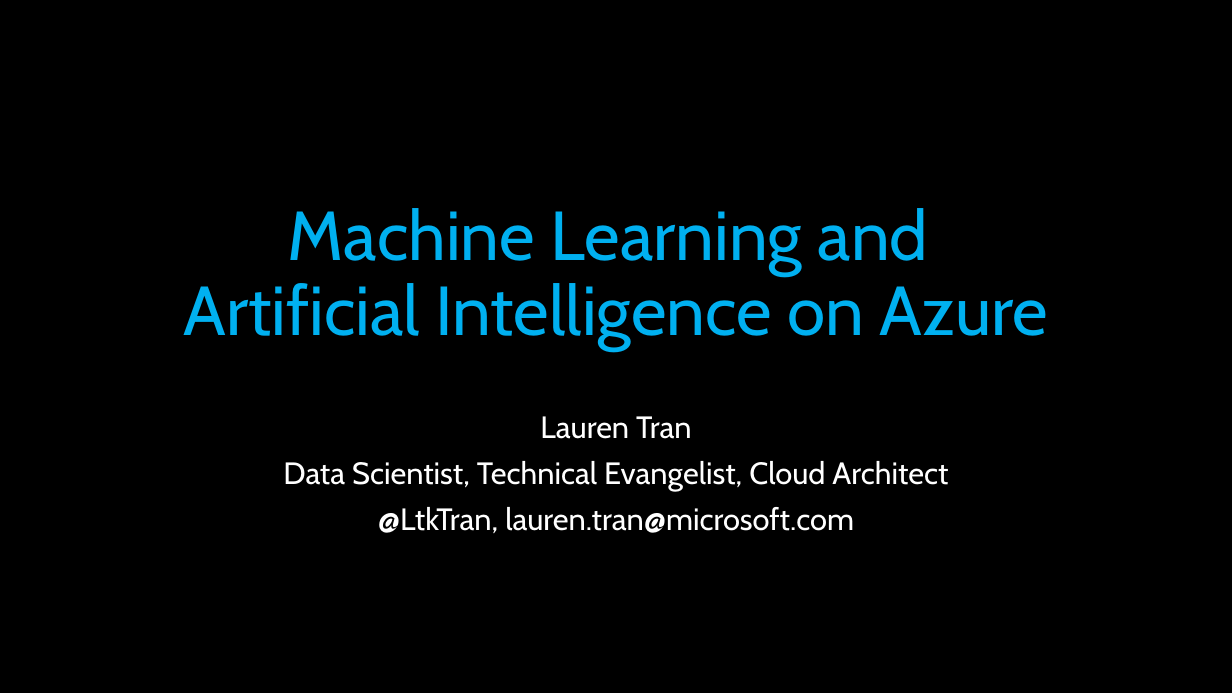
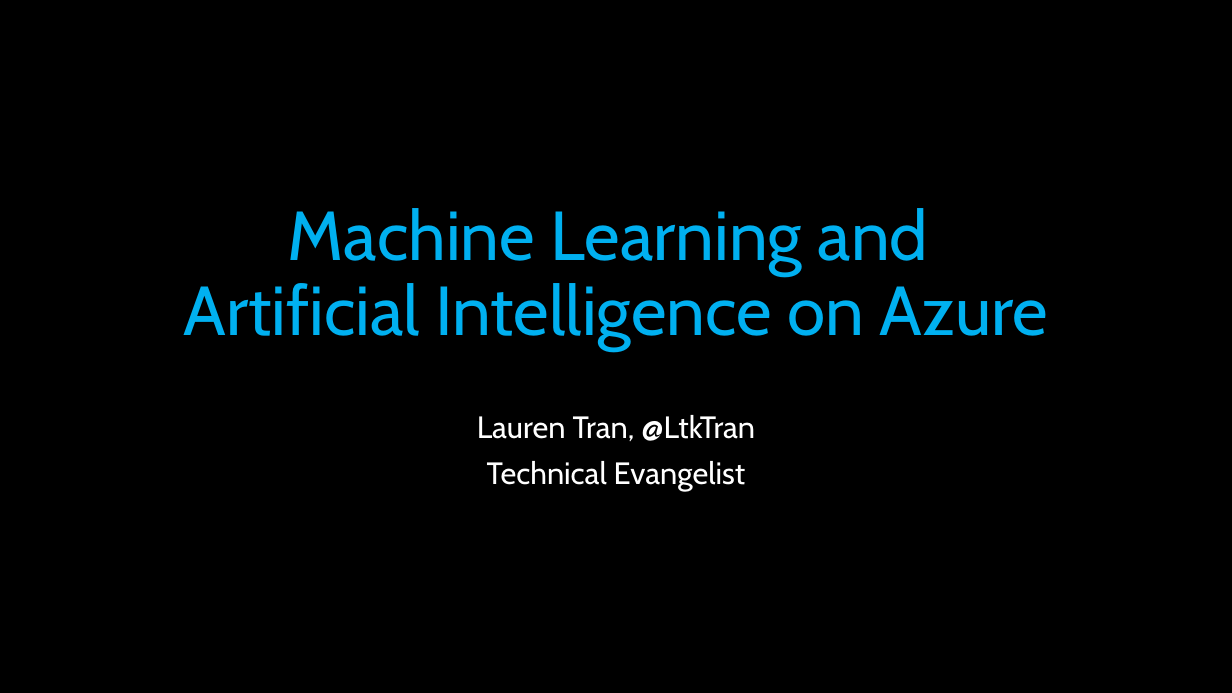
Before and after one commit to laurentran/microsoft-ai-workshop, a slide deck: slide 1 of MSP-AI-workshop.pptx. Drawn at 1232x693 pixels with LibreOffice and Linux fonts; fonts in the diff are those of the drawing. Boxes give left, top, right and bottom in pixels: in the first picture for what was removed or moved away, otherwise in the second. Text is boxed around its words. In the diff, an @@ line names an element or a change of style, - is before the commit and + after.

```diff
--- a/MSP-AI-workshop.pptx
+++ b/MSP-AI-workshop.pptx
@@ subtitle at [477, 415, 755, 491]: text changed @@
-Lauren Tran
-Data Scientist, Technical Evangelist, Cloud Architect
-@LtkTran, lauren.tran@microsoft.com
+Lauren Tran, @LtkTran
+Technical Evangelist
```
Also in this commit, not shown: 1 other slide changed, 1 slide added.
